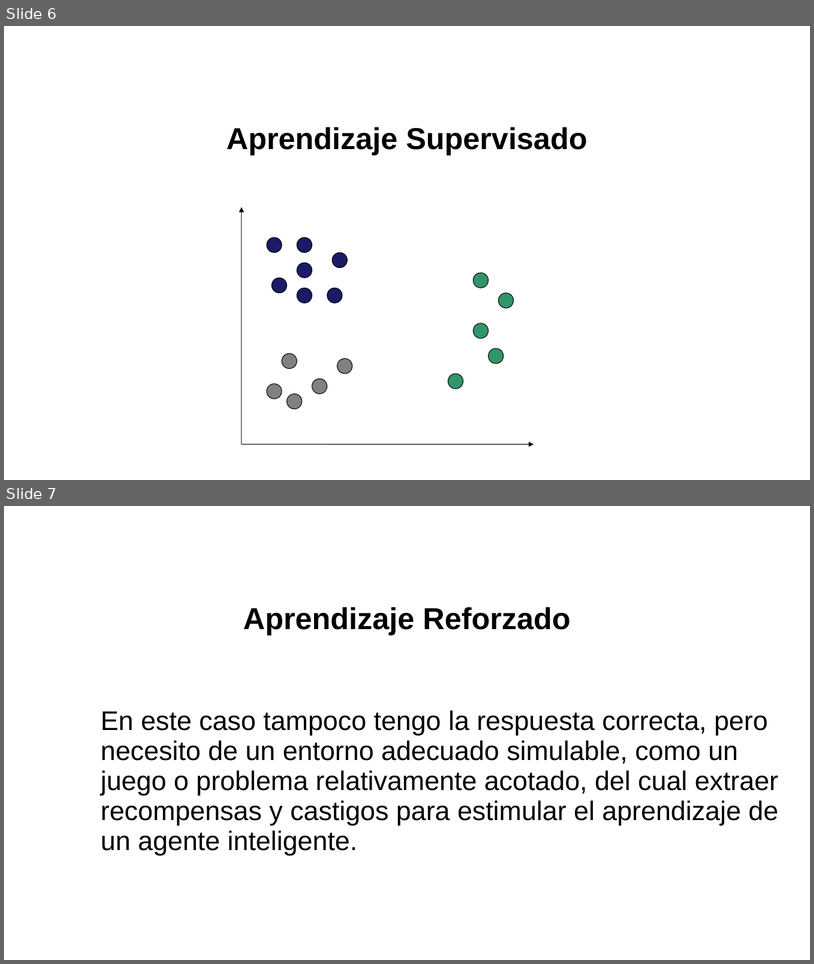
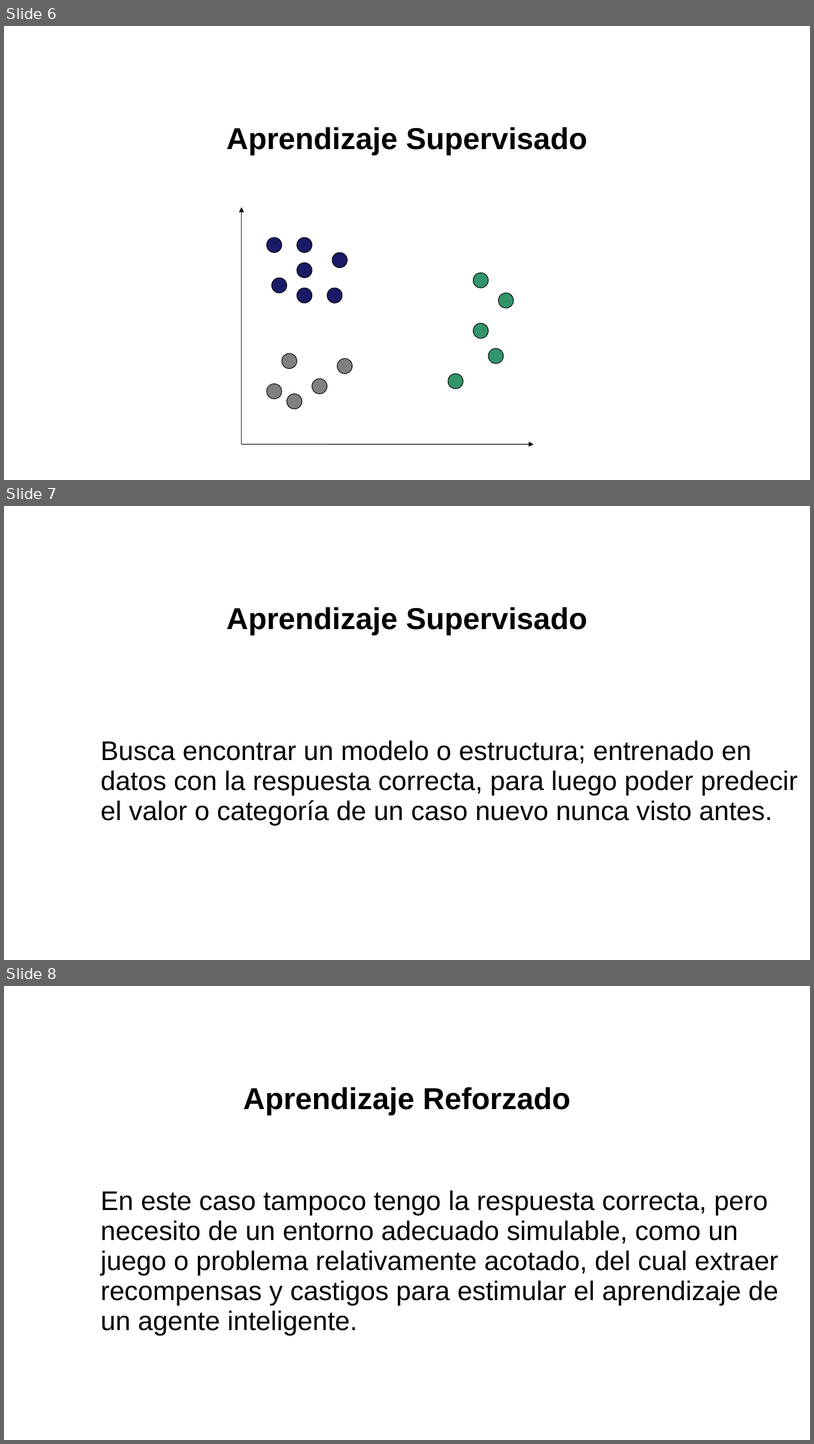
Before and after one commit to Argentan/DDA, a slide deck: 2. tipos de aprendizaje automático.pptx. Shown one above the other, each under a label of ours: slides 6 and 7 before the commit, slides 6, 7 and 8 after it. The pictures are 814x964 and 814x1444 pixels, drawn with LibreOffice and Linux fonts; fonts in the diff are those of the drawing; background and template pictures are left out. Boxes give left, top, right and bottom in pixels: in the first picture for what was removed or moved away, otherwise in the second. Text is boxed around its words. In the diff, an @@ line names an element or a change of style, - is before the commit and + after.

```diff
--- a/2. tipos de aprendizaje automático.pptx
+++ b/2. tipos de aprendizaje automático.pptx
@@ slide 7 added at [4,506,810,960], background picture (left out) @@
@@ text added at [227,607,587,635], 36 pt, text #000000, bold @@
+Aprendizaje Supervisado
@@ text added at [101,740,798,825], 32 pt, text #000000 @@
+      Busca encontrar un modelo o estructura; entrenado en datos con la respuesta correcta, para luego poder predecir el valor o categoría de un caso nuevo nunca visto antes.
@@ what was slide 7 is now slide 8 @@
```
Also in this commit, not shown: 2 other files.
